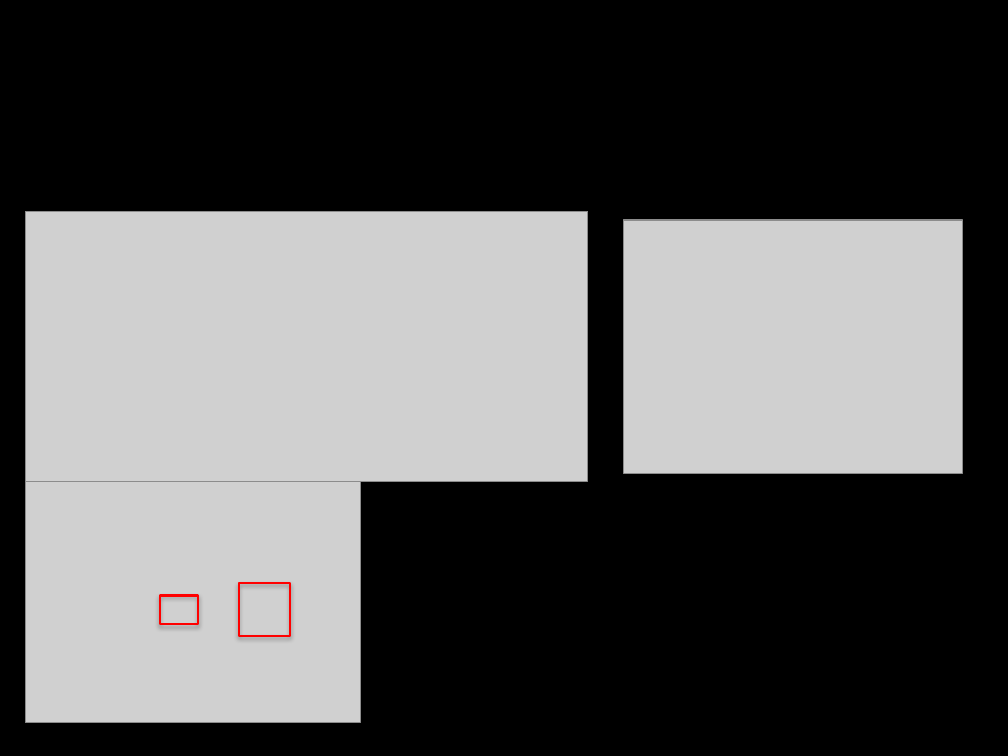
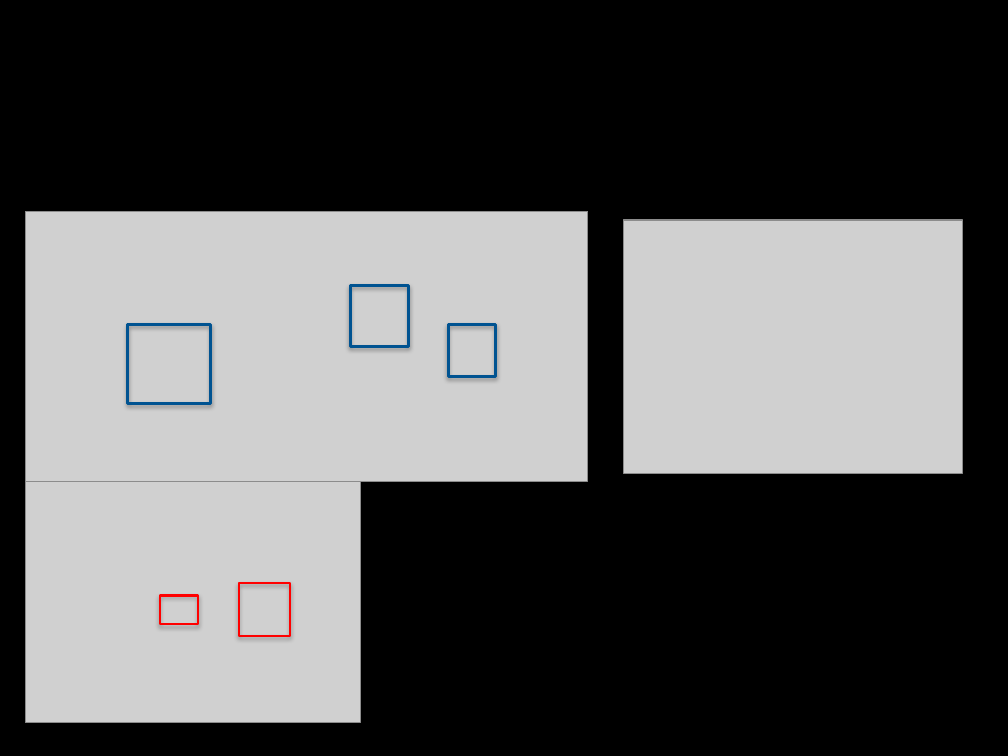
Before and after one commit to LiangLeon/AdaBoostExample, a slide deck: slide 21 of Presentation/Boosting.pptx (slide 20 before the commit). Drawn at 1008x756 pixels with LibreOffice and Linux fonts; fonts in the diff are those of the drawing; grey boxes stand for pictures; background and template pictures are left out. Boxes give left, top, right and bottom in pixels: in the first picture for what was removed or moved away, otherwise in the second. Text is boxed around its words. In the diff, an @@ line names an element or a change of style, - is before the commit and + after.

```diff
--- a/Presentation/Boosting.pptx
+++ b/Presentation/Boosting.pptx
@@ rectangle added at (351,285,409,346), outline #005392 2 pt @@
@@ rectangle added at (128,325,211,403), outline #005392 2 pt @@
@@ rectangle added at (449,325,496,376), outline #005392 2 pt @@
```
Also in this commit, not shown: 11 other slides changed, 4 slides added, 2 slides removed.
